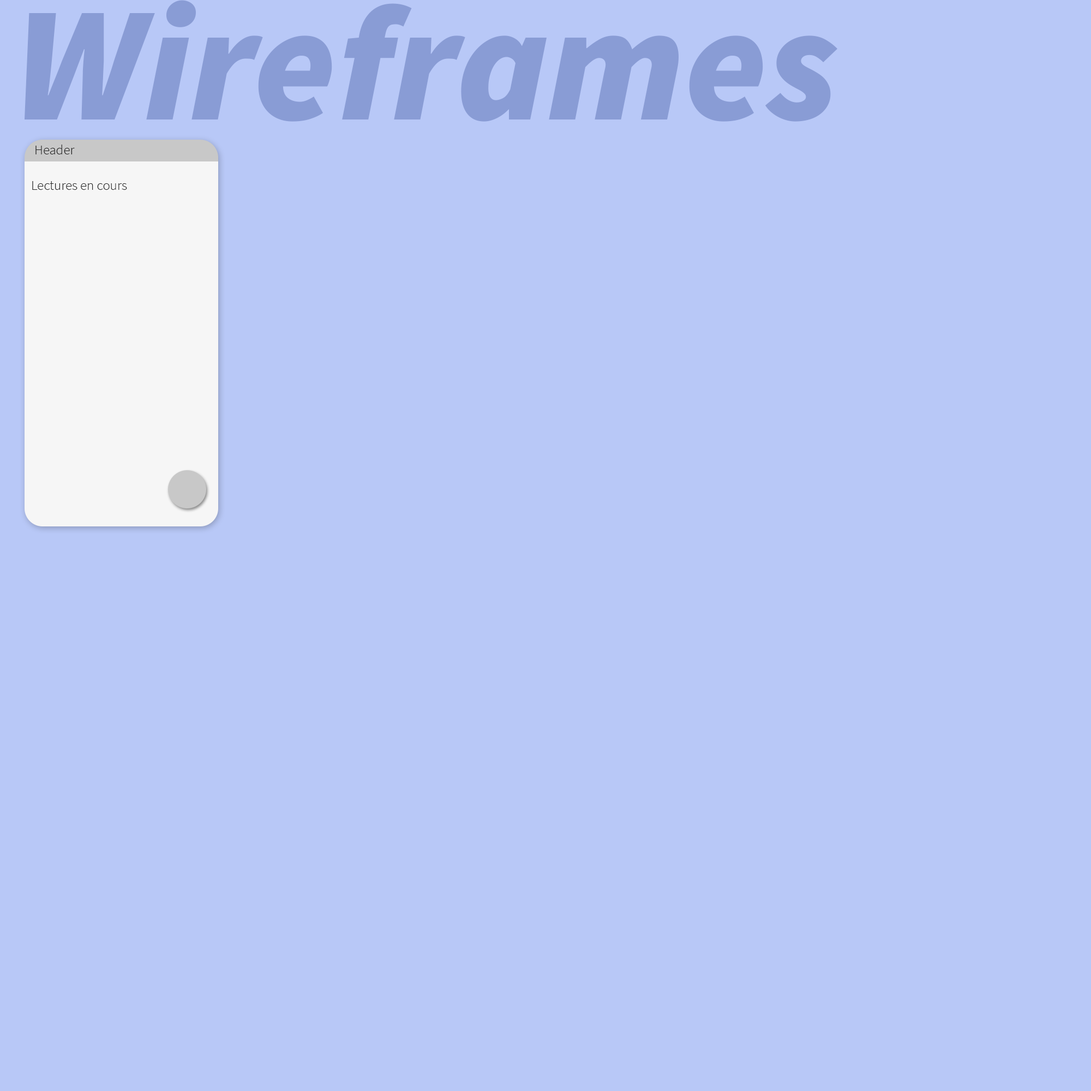
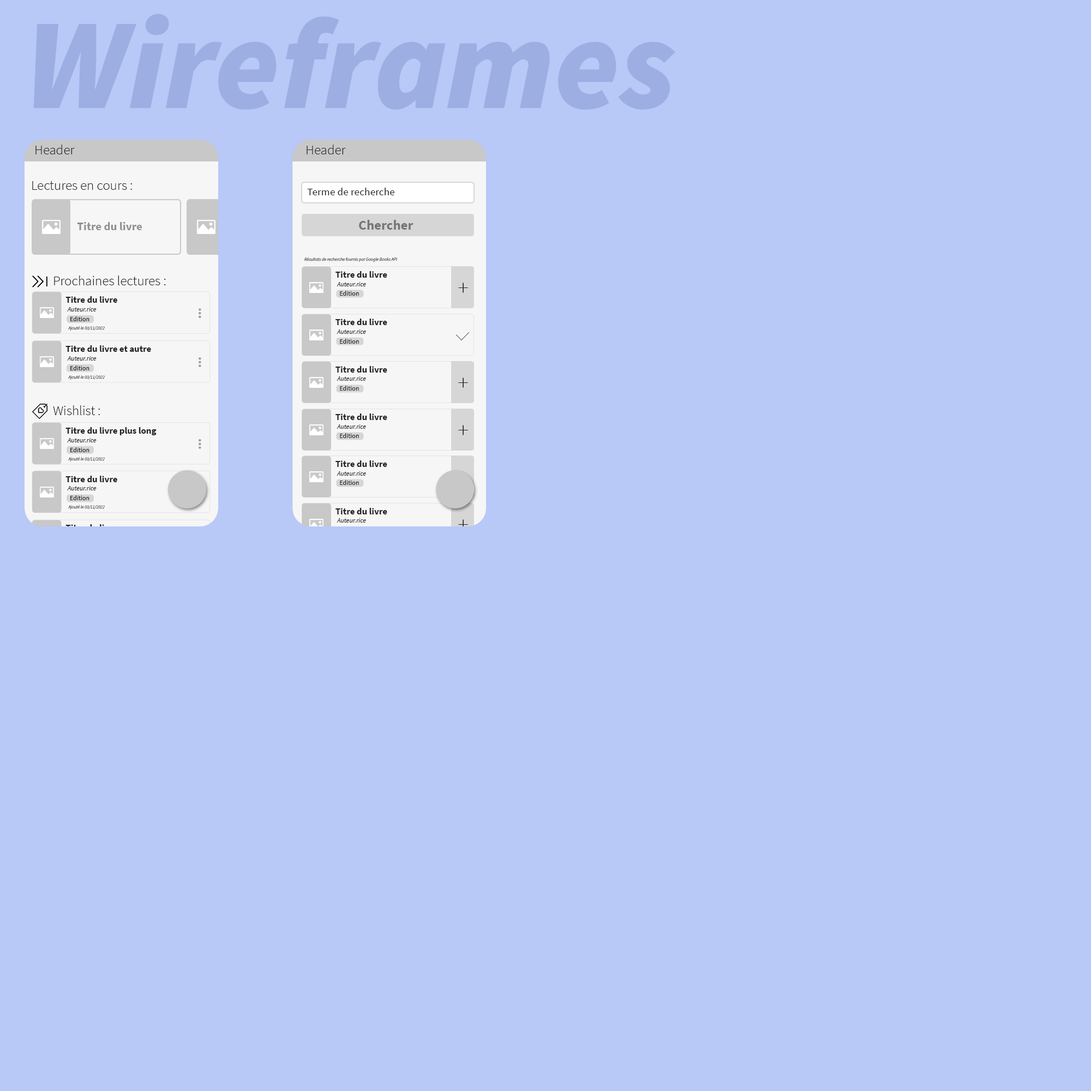
Layered file, before and after one edit (1091 × 1091). Changes by layer:
"Wireframes": opacity 100% → 60%, painted on it over [24, 0, 838, 122]
added group "search" with 69 layers above "homepage" over [292, 139, 487, 527]
added group "carte livre copie 9" with 9 layers in group "search" over [301, 455, 475, 498]
added layer "Rectangle 3 copie 2" (2nd of 11, in "search" › "carte livre copie 9") in group "carte livre copie 9" over [301, 455, 475, 498]
added group "carte livre copie 8" with 9 layers in group "search" over [301, 408, 475, 451]
added group "carte livre copie 6" with 9 layers in group "search" over [301, 313, 475, 357]
added layer "Rectangle 3 copie 2" (5th of 11, in "search" › "carte livre copie 6") in group "carte livre copie 6" over [301, 313, 475, 357]
added layer "Rectangle 1" (1st of 2, in "search") in group "search" over [292, 139, 487, 527]
added group "carte livre copie 3" with 9 layers in group "homepage" over [31, 470, 211, 514]
added layer "Rectangle 3 copie 2" (8th of 11, in "homepage" › "carte livre copie 3") in group "carte livre copie 3" over [31, 470, 211, 514]
added group "carte livre copie 2" with 9 layers in group "homepage" over [31, 422, 211, 465]
added layer "Rectangle 3 copie 2" (9th of 11, in "homepage" › "carte livre copie 2") in group "carte livre copie 2" over [31, 422, 211, 465]
added group "carte livre copie" with 9 layers in group "homepage" over [31, 340, 211, 384]
added layer "Rectangle 3 copie 2" (10th of 11, in "homepage" › "carte livre copie") in group "carte livre copie" over [31, 340, 211, 384]
added group "carte livre" with 9 layers in group "homepage" over [31, 291, 211, 334]
added layer "Rectangle 3 copie 2" (11th of 11, in "homepage" › "carte livre") in group "carte livre" over [31, 291, 211, 334]
added layer "Rectangle 3 copie" in group "homepage" over [186, 199, 337, 255]
added layer "Rectangle 3" in group "homepage" over [31, 199, 182, 255]
…and 108 more changes (107 added, 1 painted, 1 renamed, 1 stack)
